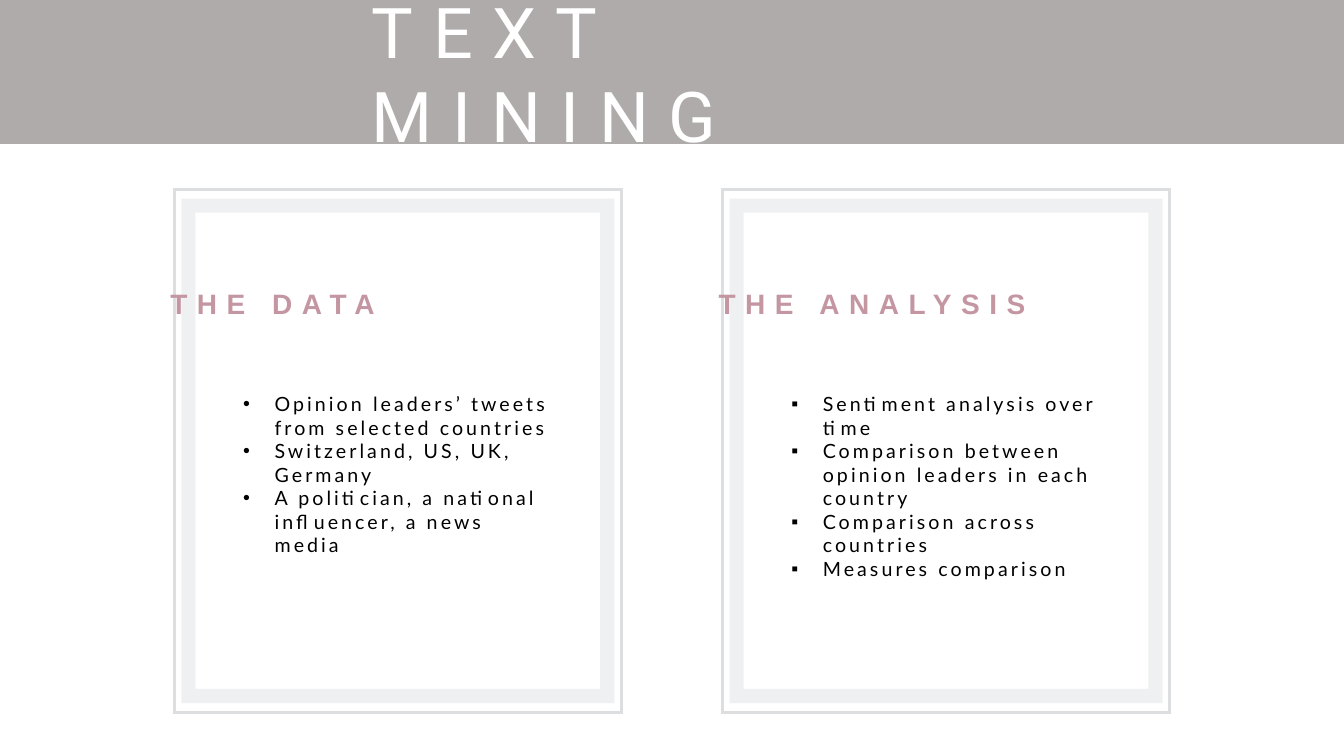
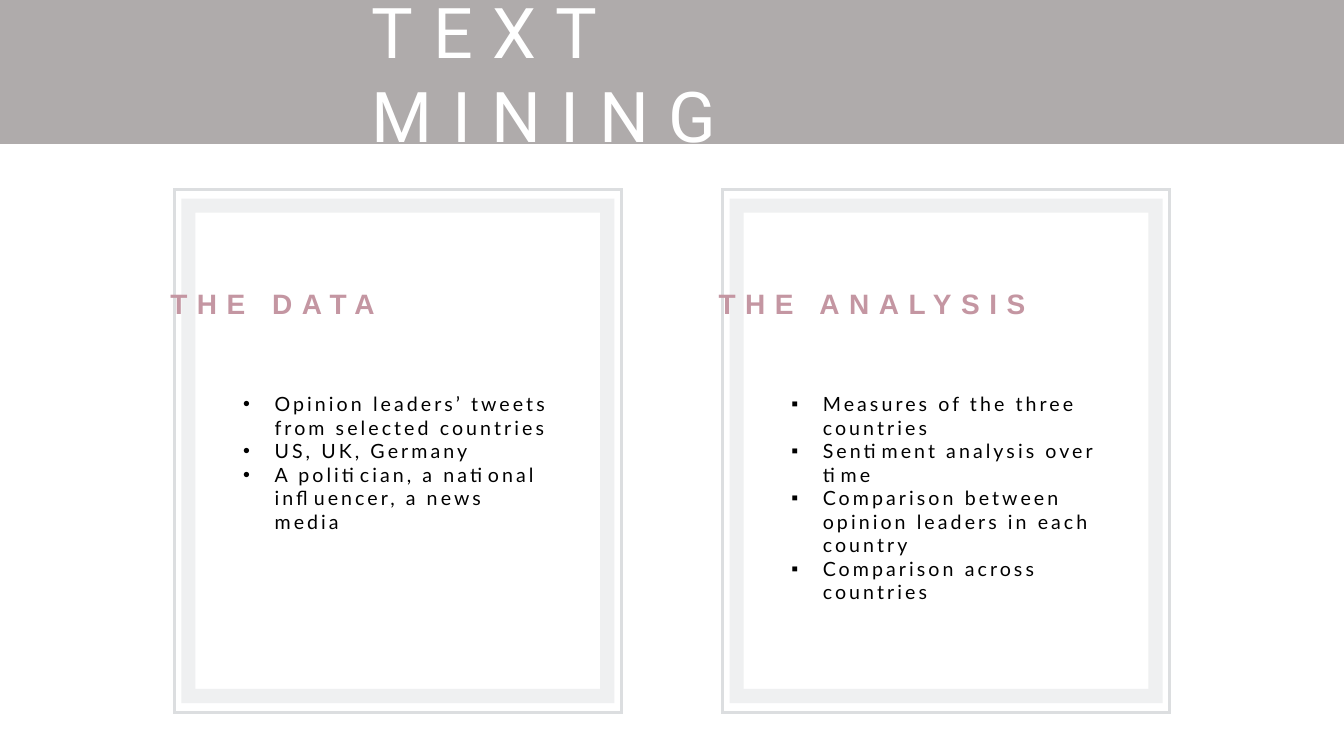
Before and after one commit to Franca97/Web_Data_and-_Digital_Analytics, a slide deck: slide 8 of Presentation.pptx. Drawn at 1344x756 pixels with LibreOffice and Linux fonts; fonts in the diff are those of the drawing. Boxes give left, top, right and bottom in pixels: in the first picture for what was removed or moved away, otherwise in the second. Text is boxed around its words. In the diff, an @@ line names an element or a change of style, - is before the commit and + after.

```diff
--- a/Presentation.pptx
+++ b/Presentation.pptx
@@ text at bbox=[823, 396, 1074, 435]: paragraph added @@
+▪ Measures of the three countries
@@ text at bbox=[275, 443, 467, 462]: text changed @@
-• Switzerland, US, UK, Germany
+• US, UK, Germany
@@ text at bbox=[823, 561, 1065, 580]: paragraph removed @@
-▪ Measures comparison
```
Also in this commit, not shown: 8 other slides changed, 6 slides added, 2 slides removed.
